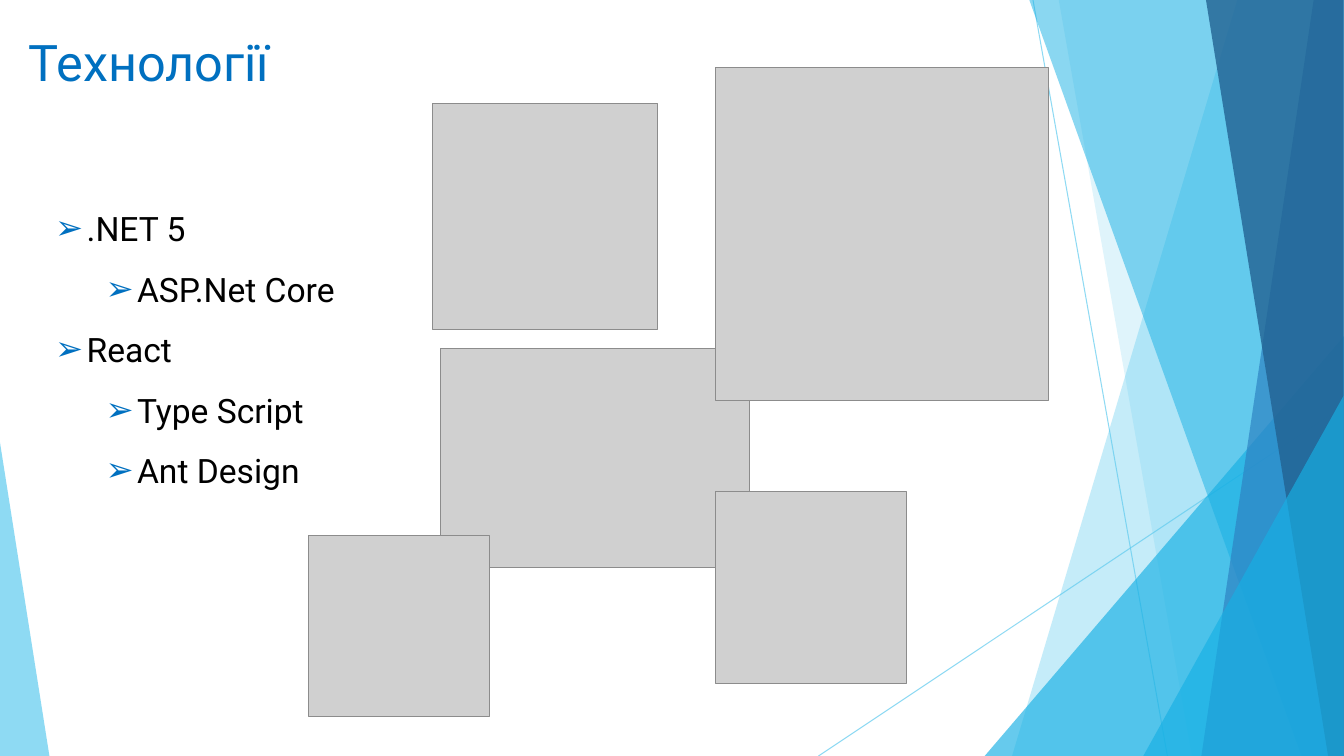
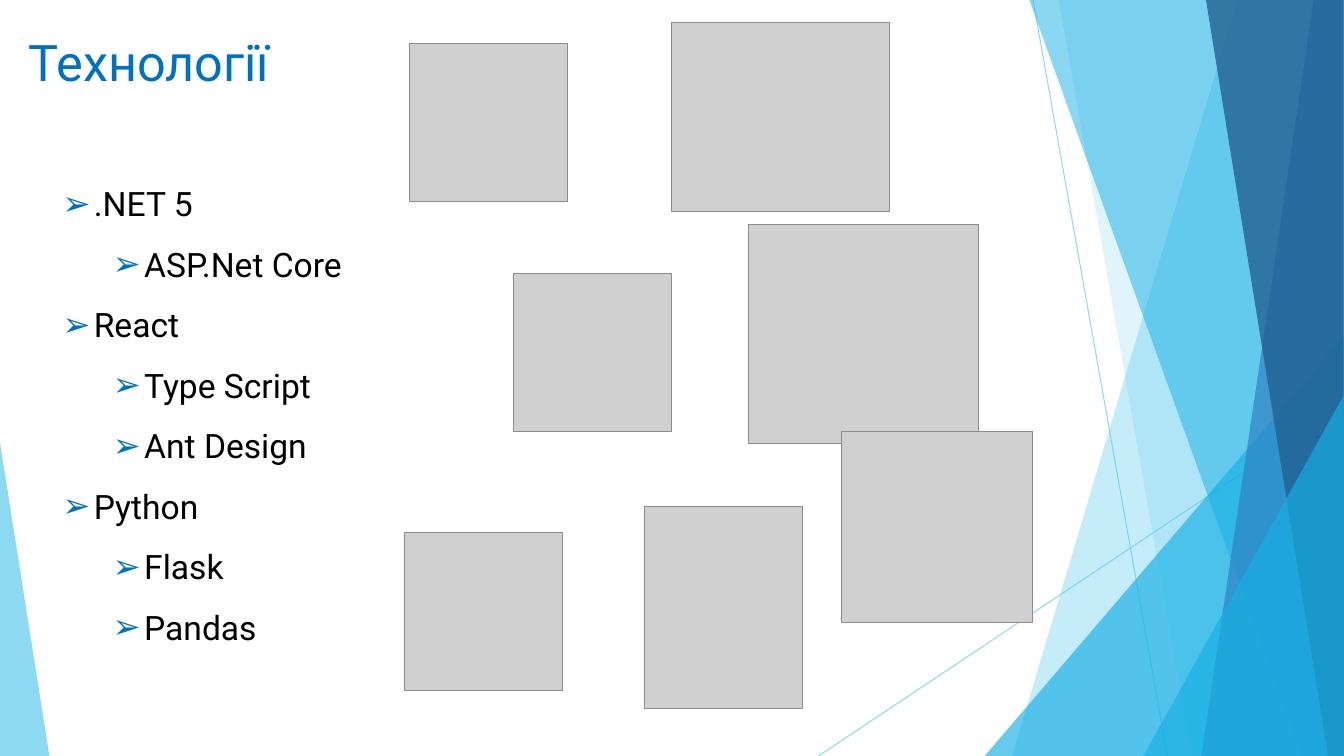
Before and after one commit to zelo2000/Xema, a slide deck: slide 13 of Documents/Зелінський_Олександр.pptx (slide 12 before the commit). Drawn at 1344x756 pixels with LibreOffice and Linux fonts; fonts in the diff are those of the drawing; grey boxes stand for pictures. Boxes give left, top, right and bottom in pixels: in the first picture for what was removed or moved away, otherwise in the second. Text is boxed around its words. In the diff, an @@ line names an element or a change of style, - is before the commit and + after.

```diff
--- a/Documents/Зелінський_Олександр.pptx
+++ b/Documents/Зелінський_Олександр.pptx
@@ picture resized from (x1=716, y1=68, x2=1049, y2=400) to (x1=673, y1=23, x2=890, y2=213) @@
@@ picture resized from (x1=433, y1=104, x2=658, y2=330) to (x1=409, y1=44, x2=568, y2=203) @@
@@ text ".NET 5" moved from (x1=87, y1=217, x2=335, y2=490) to (x1=94, y1=192, x2=342, y2=641) @@
@@ picture resized from (x1=441, y1=349, x2=750, y2=568) to (x1=749, y1=225, x2=979, y2=444) @@
@@ picture resized from (x1=310, y1=536, x2=490, y2=717) to (x1=514, y1=273, x2=673, y2=432) @@
@@ picture moved from (x1=716, y1=492, x2=907, y2=684) to (x1=842, y1=432, x2=1033, y2=623) @@
@@ text at (x1=94, y1=493, x2=256, y2=641): paragraphs added @@
+➢ Python
+  ➢ Flask
+  ➢ Pandas
@@ picture added at (x1=644, y1=506, x2=803, y2=709) @@
@@ picture added at (x1=404, y1=532, x2=563, y2=691) @@
```
Also in this commit, not shown: 10 other slides changed, 3 slides added, 2 slides removed, 5 other files.
